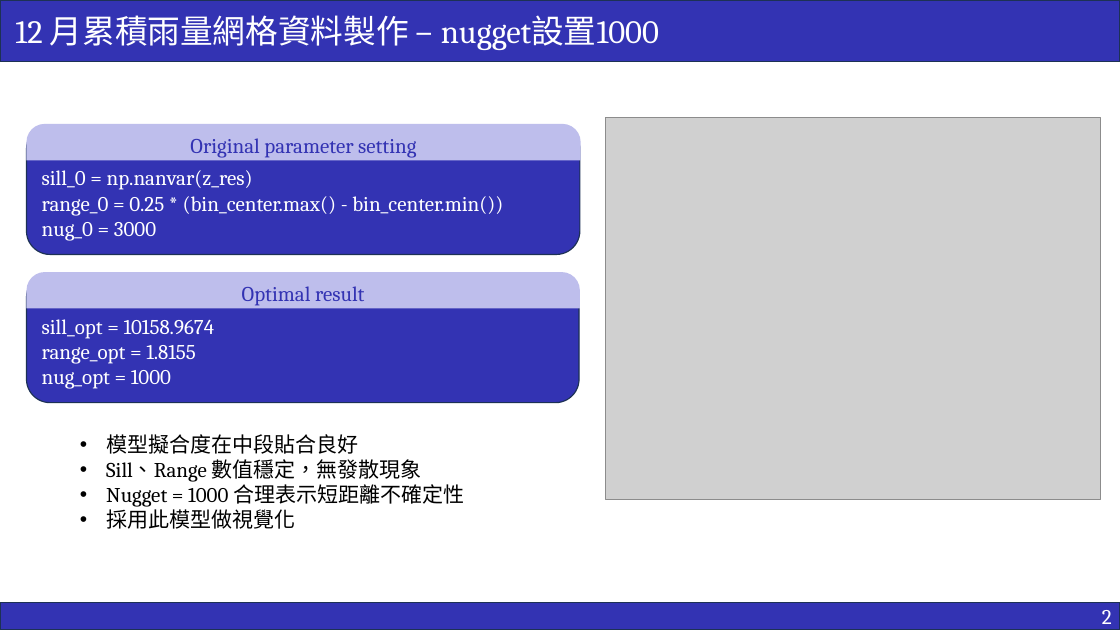
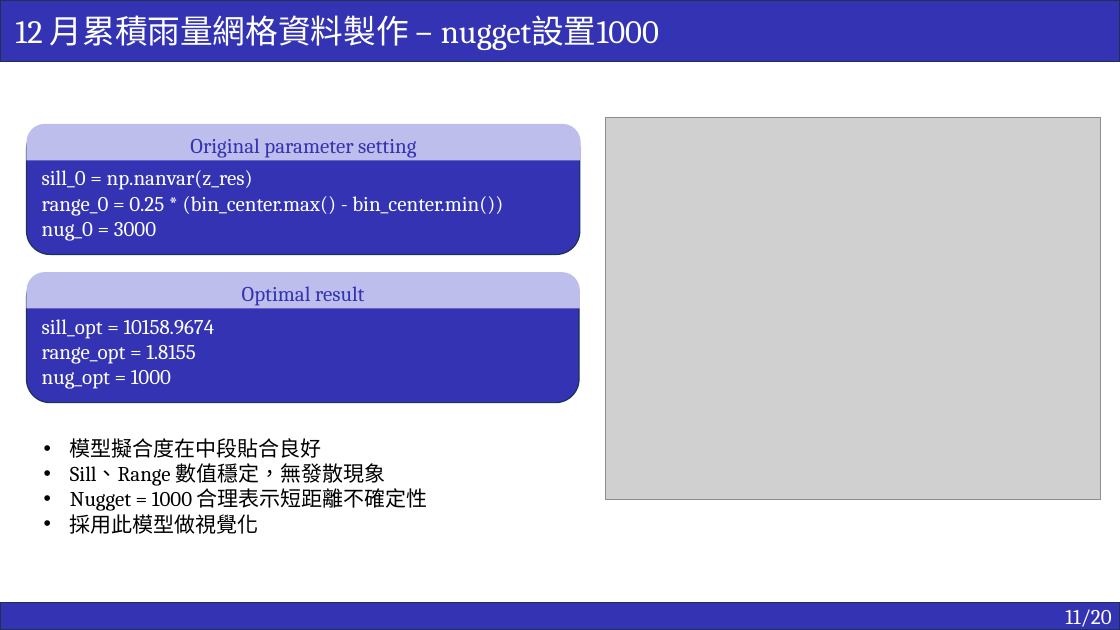
Before and after one commit to ricki0313/rainfall_practice, a slide deck: slide 12 of report/rainfall_report.pptx. Drawn at 1120x630 pixels with LibreOffice and Linux fonts; fonts in the diff are those of the drawing; grey boxes stand for pictures. Boxes give left, top, right and bottom in pixels: in the first picture for what was removed or moved away, otherwise in the second. Text is boxed around its words. In the diff, an @@ line names an element or a change of style, - is before the commit and + after.

```diff
--- a/report/rainfall_report.pptx
+++ b/report/rainfall_report.pptx
@@ text "模型擬合度在中段貼合良好": place and size @@
-text "模型擬合度在中段貼合良好" at bbox=[106, 434, 464, 529]
+text "模型擬合度在中段貼合良好" at bbox=[70, 438, 428, 534]
@@ text in rectangle at bbox=[1065, 609, 1111, 630]: text changed @@
-2
+11/20
```
Also in this commit, not shown: 15 other slides changed, 5 slides added, 1 slide removed, 4 other files.
